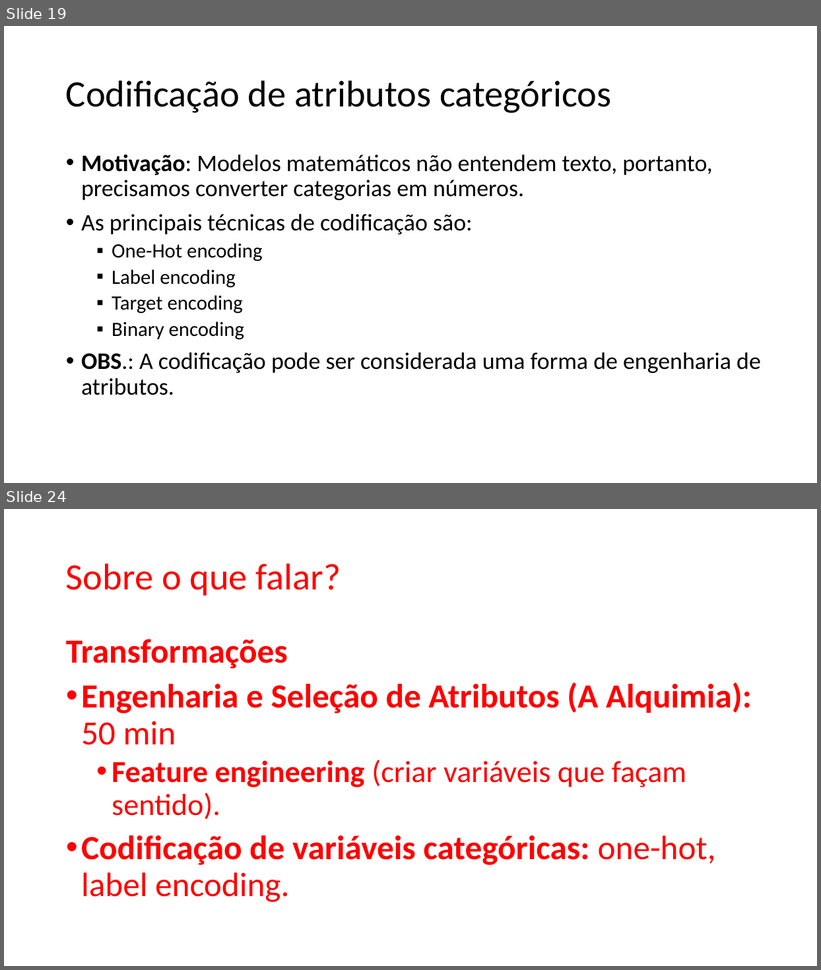
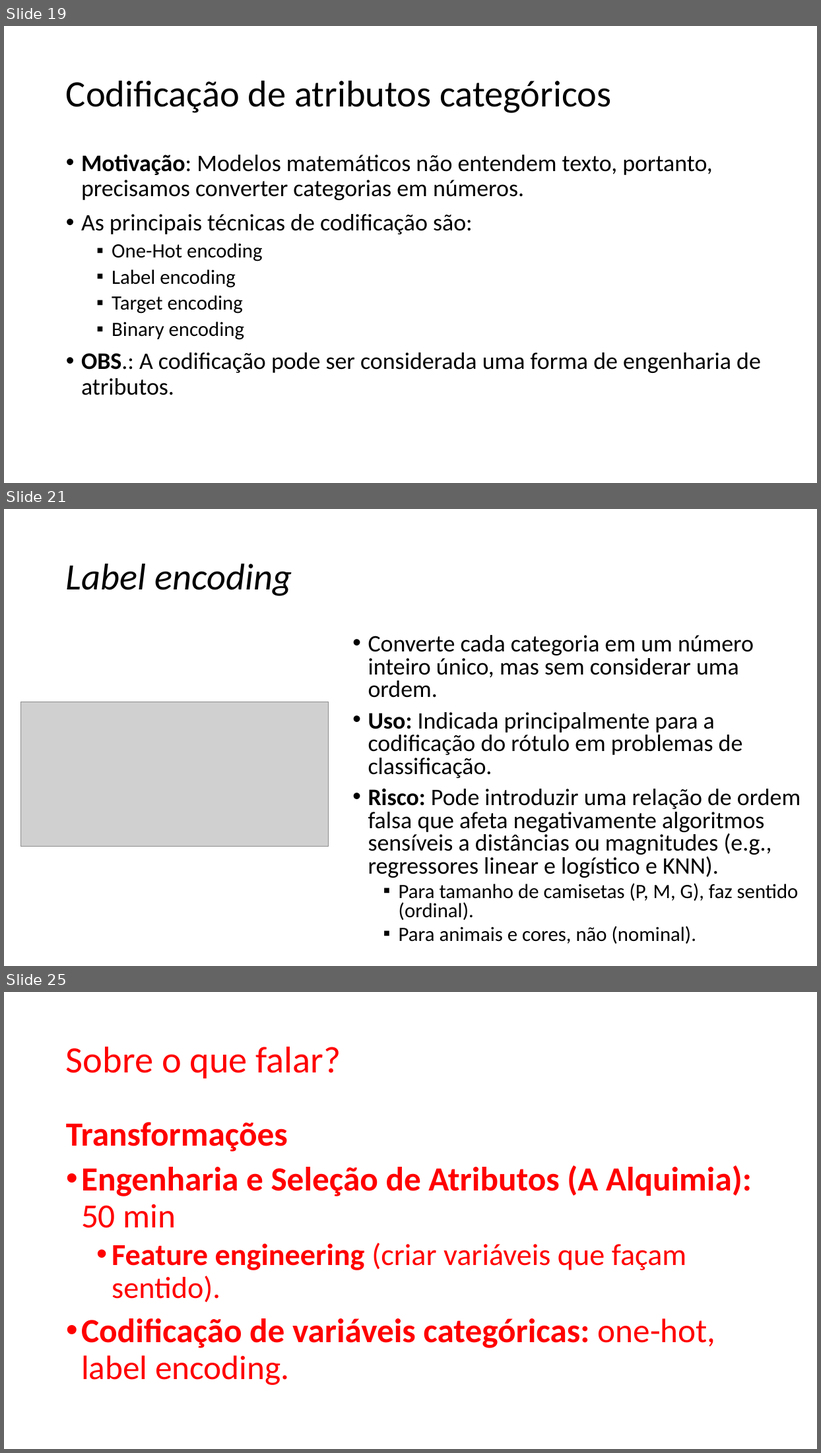
Before and after one commit to zz4fap/c24_inteligencia_artificial, a slide deck: slides/C24_Transformações.pptx. Shown one above the other, each under a label of ours: slides 19 and 24 before the commit, slides 19, 21 and 25 after it; the slides between them are not shown. The pictures are 821x970 and 821x1453 pixels, drawn with LibreOffice and Linux fonts; fonts in the diff are those of the drawing; grey boxes stand for pictures. Boxes give left, top, right and bottom in pixels: in the first picture for what was removed or moved away, otherwise in the second. Text is boxed around its words. In the diff, an @@ line names an element or a change of style, - is before the commit and + after.

```diff
--- a/slides/C24_Transformações.pptx
+++ b/slides/C24_Transformações.pptx
@@ slide 21 added at [4, 509, 817, 966], background #FFFFFF @@
@@ title added at [66, 563, 292, 596], 44 pt, text #000000, italic @@
+Label encoding
@@ text added at [368, 635, 801, 944], 28 pt, text #000000 @@
+• Converte cada categoria em um número inteiro único, mas sem considerar uma ordem.
+• Uso: Indicada principalmente para a codificação do rótulo em problemas de classificação.
+• Risco: Pode introduzir uma relação de ordem falsa que afeta negativamente algoritmos sensíveis a distâncias ou magnitudes (e.g., regressores linear e logístico e KNN).
+  ▪ Para tamanho de camisetas (P, M, G), faz sentido (ordinal).
+  ▪ Para animais e cores, não (nominal).
@@ picture added at [20, 702, 329, 847] @@
@@ what was slide 24 is now slide 25 @@
```
Also in this commit, not shown: 1 slide changed, 3 other slides added, 3 slides removed.
